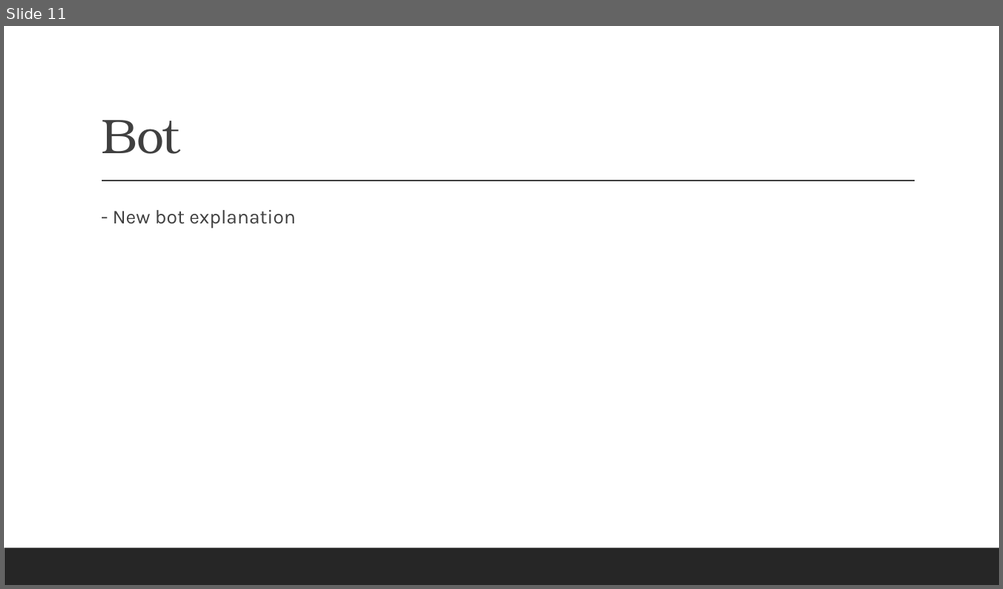
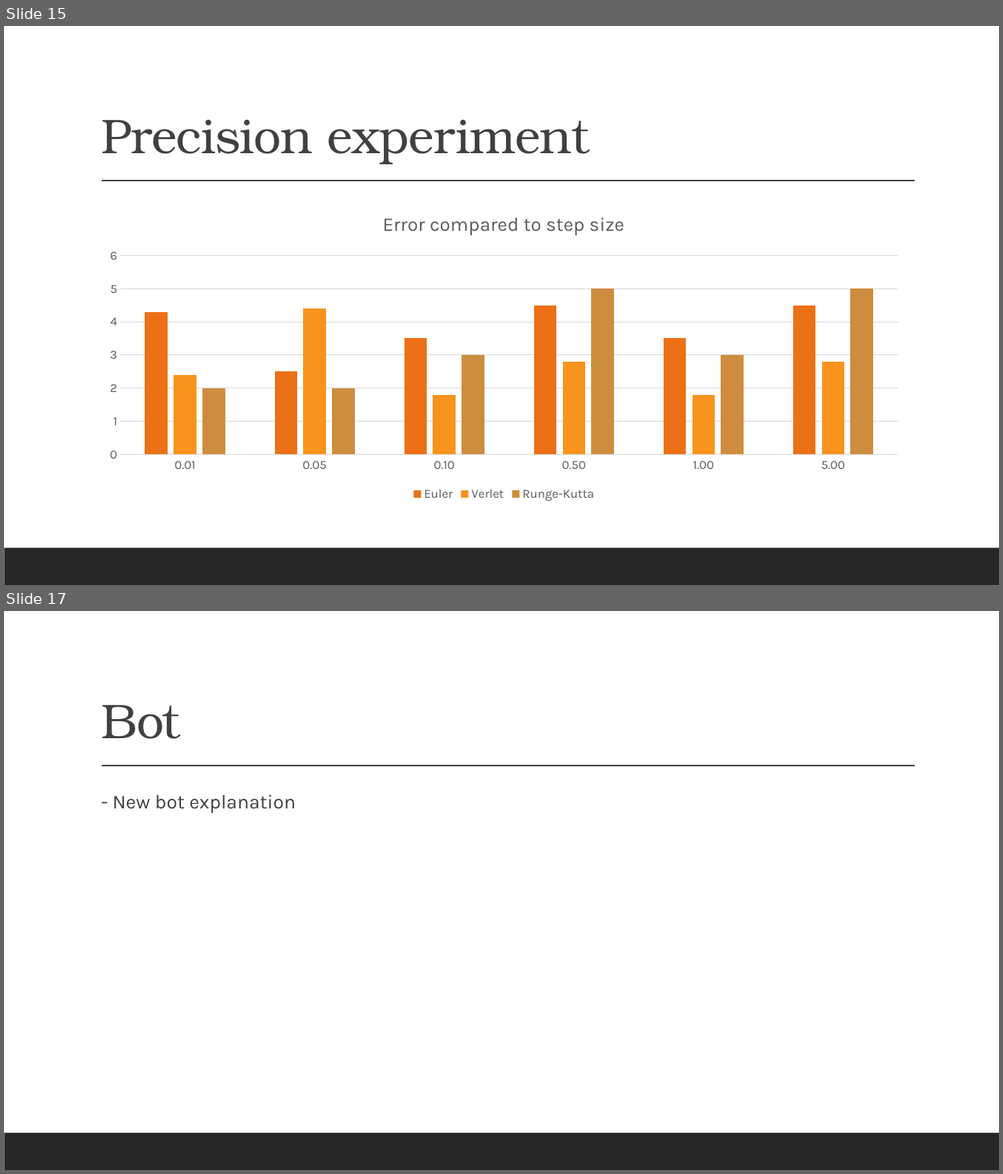
Before and after one commit to renesteeman/Project1-2_Group4, a slide deck: 04-PresentationThirdPhase.pptx. Shown one above the other, each under a label of ours: slide 11 before the commit, slides 15 and 17 after it; the slides between them are not shown. The pictures are 1003x589 and 1003x1174 pixels, drawn with LibreOffice and Linux fonts; fonts in the diff are those of the drawing. Boxes give left, top, right and bottom in pixels: in the first picture for what was removed or moved away, otherwise in the second. Text is boxed around its words. In the diff, an @@ line names an element or a change of style, - is before the commit and + after.

```diff
--- a/04-PresentationThirdPhase.pptx
+++ b/04-PresentationThirdPhase.pptx
@@ slide 15 added at box(4, 26, 999, 585), background #FFFFFF; not listed: 2 template elements that a slide beside it also shows @@
@@ title added at box(101, 119, 590, 164), 47 pt, text #404040 @@
+Precision experiment
@@ column chart added at box(94, 198, 914, 505) @@
+title "Error compared to step size "
+categories: 0.01, 0.05, 0.10, 0.50, 1.00, 5.00
+Euler: 4.3, 2.5, 3.5, 4.5, 3.5, 4.5
+Verlet: 2.4, 4.4, 1.8, 2.8, 1.8, 2.8
+Runge-Kutta: 2, 2, 3, 5, 3, 5
@@ what was slide 11 is now slide 17 @@
```
Also in this commit, not shown: 7 other slides added, 2 slides removed.
